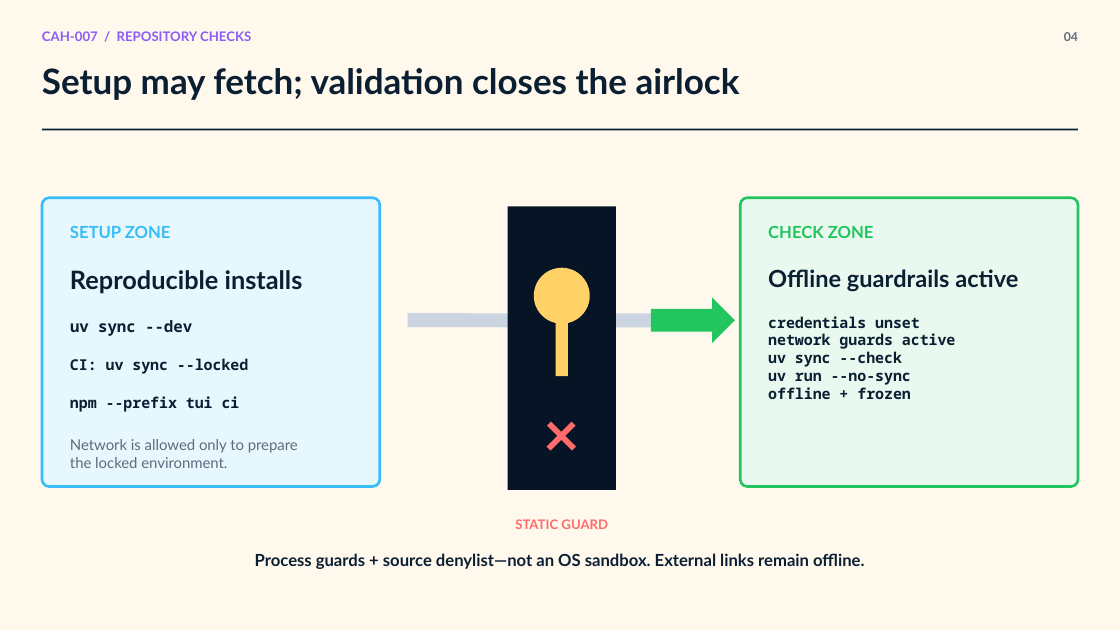
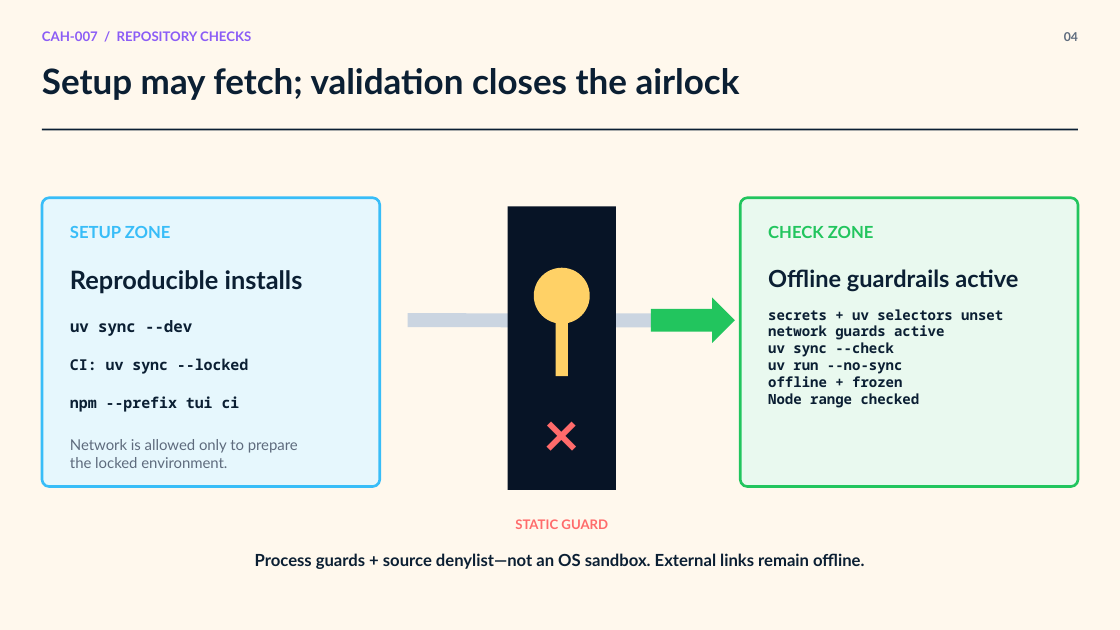
Before and after one commit to jimmie-potts/code-assist-harness, a slide deck: slide 4 of docs/lessons/assets/cah-007-repository-checks.pptx. Drawn at 1120x630 pixels with LibreOffice and Linux fonts; fonts in the diff are those of the drawing. Boxes give left, top, right and bottom in pixels: in the first picture for what was removed or moved away, otherwise in the second. Text is boxed around its words. In the diff, an @@ line names an element or a change of style, - is before the commit and + after.

```diff
--- a/docs/lessons/assets/cah-007-repository-checks.pptx
+++ b/docs/lessons/assets/cah-007-repository-checks.pptx
@@ text at (x1=768, y1=309, x2=1003, y2=408): text changed; size 12.8 to 12 pt @@
-credentials unset
-network guards active
-uv sync --check
-uv run --no-sync
-offline + frozen
+secrets + uv selectors unset
+network guards active
+uv sync --check
+uv run --no-sync
+offline + frozen
+Node range checked
```
Also in this commit, not shown: 1 other slide changed, 9 other files.
